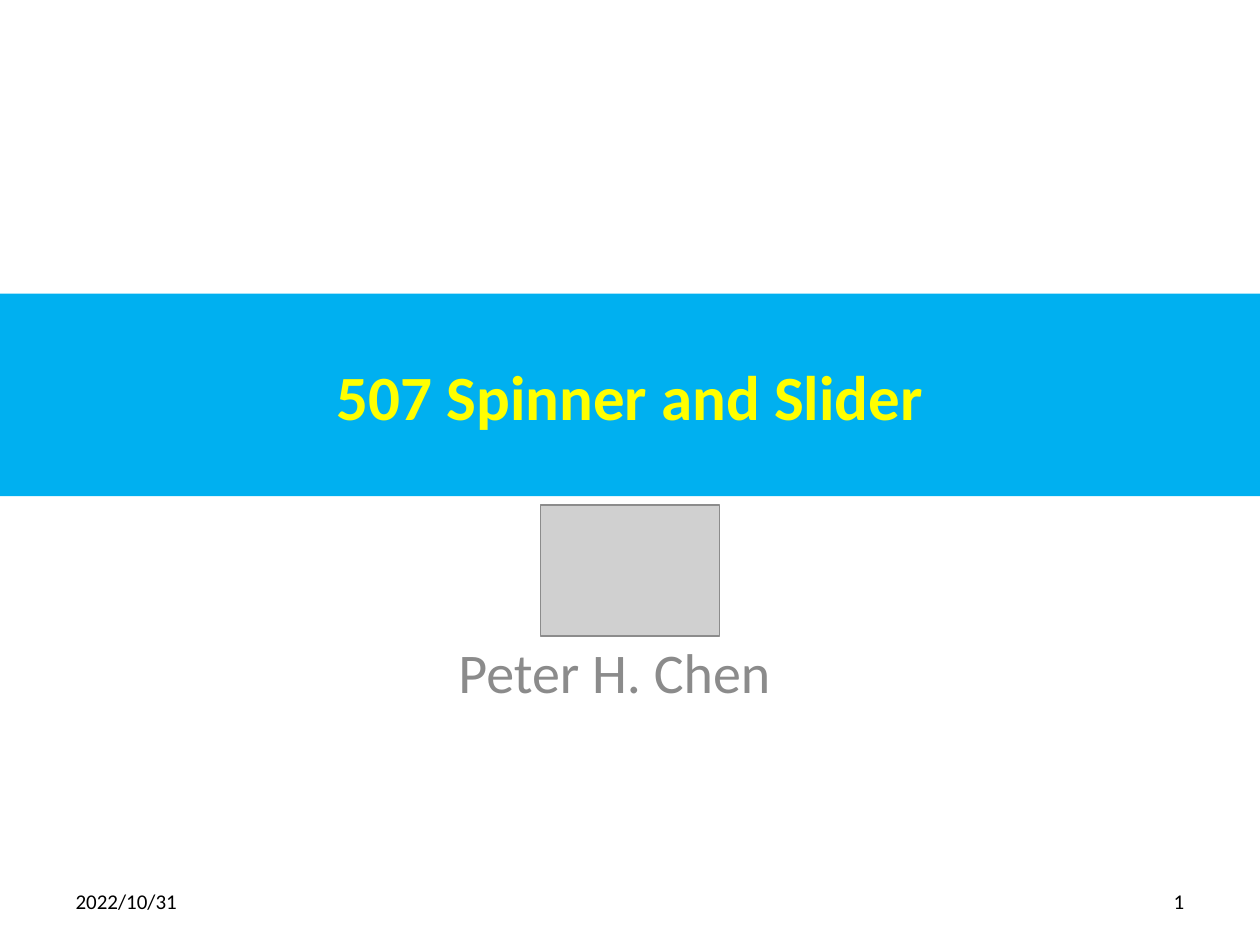
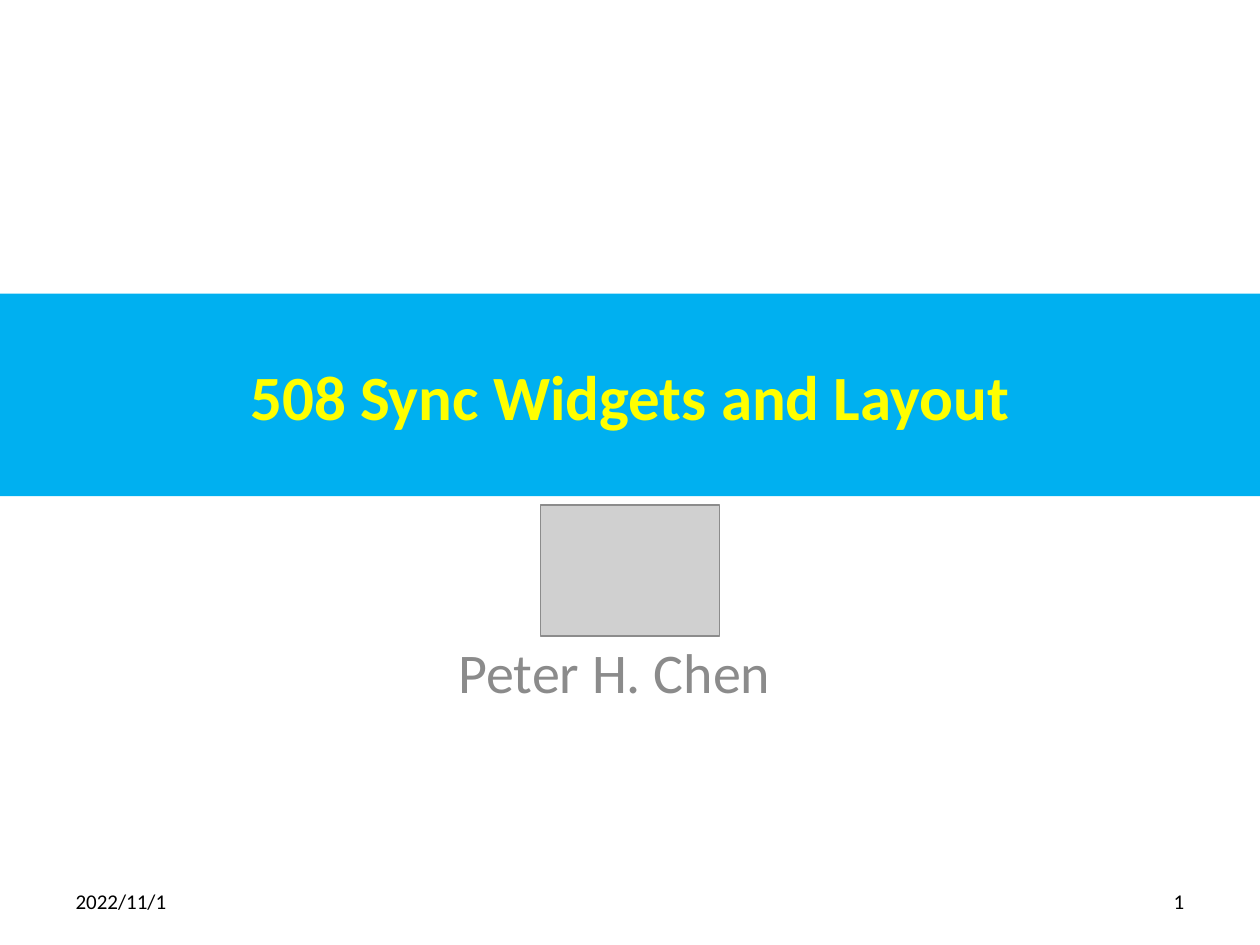
Before and after one commit to peterhchen/012_Qt, a slide deck: slide 1 of 508_Sync_Widgets_Layout.pptx. Drawn at 1260x945 pixels with LibreOffice and Linux fonts; fonts in the diff are those of the drawing; grey boxes stand for pictures. Boxes give left, top, right and bottom in pixels: in the first picture for what was removed or moved away, otherwise in the second. Text is boxed around its words. In the diff, an @@ line names an element or a change of style, - is before the commit and + after.

```diff
--- a/508_Sync_Widgets_Layout.pptx
+++ b/508_Sync_Widgets_Layout.pptx
@@ title at [250, 375, 1009, 431]: text changed @@
-507 Spinner and Slider
+508 Sync Widgets and Layout
@@ text at [76, 894, 167, 910]: text changed @@
-2022/10/31
+2022/11/1
```
Also in this commit, not shown: 5 other slides changed, 12 slides added, 4 slides removed, 1 other file.
